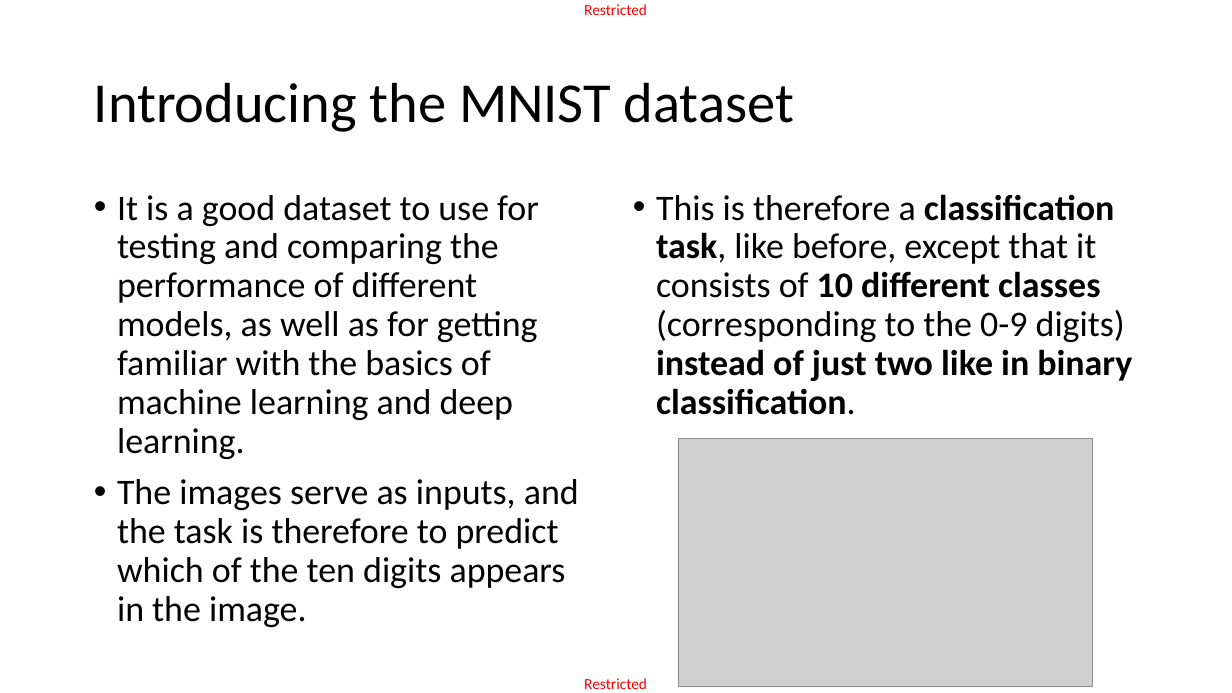
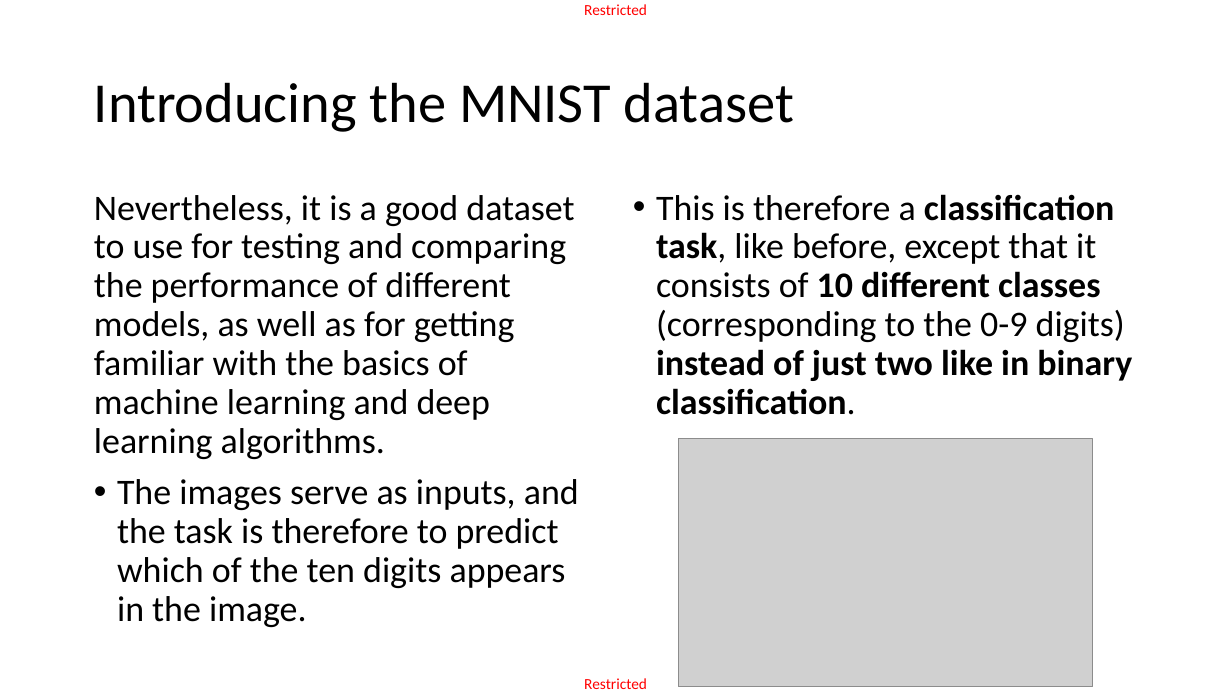
Before and after one commit to matthieudemari/SUTD_DL_50_039, a slide deck: slide 22 of W3/3. W3S3 final/W3S3.pptx. Drawn at 1232x693 pixels with LibreOffice and Linux fonts; fonts in the diff are those of the drawing; grey boxes stand for pictures. Boxes give left, top, right and bottom in pixels: in the first picture for what was removed or moved away, otherwise in the second. Text is boxed around its words. In the diff, an @@ line names an element or a change of style, - is before the commit and + after.

```diff
--- a/W3/3. W3S3 final/W3S3.pptx
+++ b/W3/3. W3S3 final/W3S3.pptx
@@ text at (94,195,574,459): text changed @@
-• It is a good dataset to use for testing and comparing the performance of different models, as well as for getting familiar with the basics of machine learning and deep learning.
+Nevertheless, it is a good dataset to use for testing and comparing the performance of different models, as well as for getting familiar with the basics of machine learning and deep learning algorithms.
```
Also in this commit, not shown: 30 other slides changed, 1 slide added, 1 slide removed, 10 other files.
